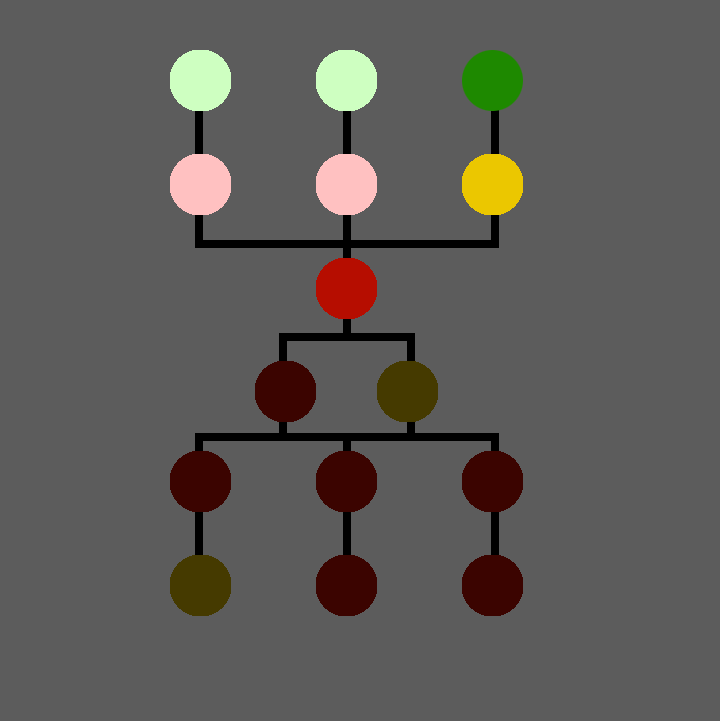
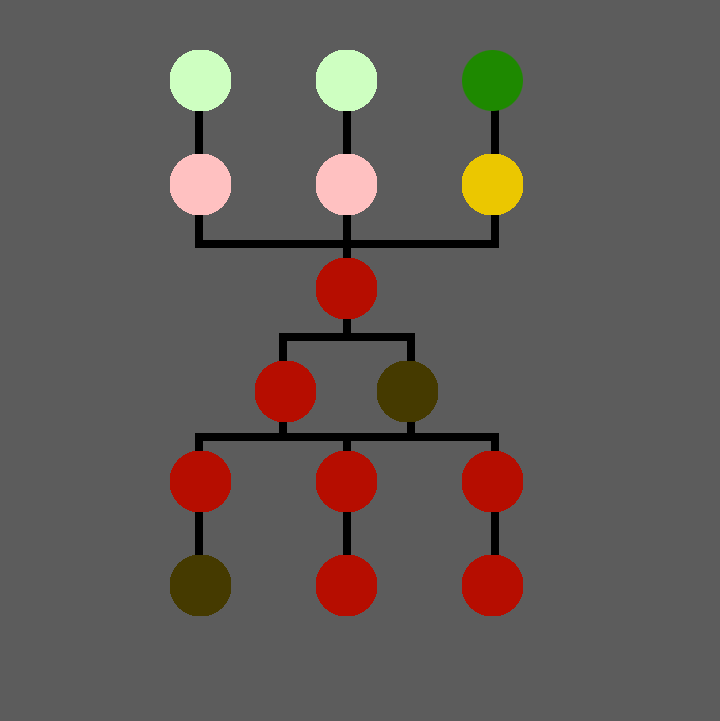
Before/after of a 720 × 721 layered artwork. What changed in the layer stack:
painted on "Capa 1 copia 2" over [170, 361, 523, 616]
